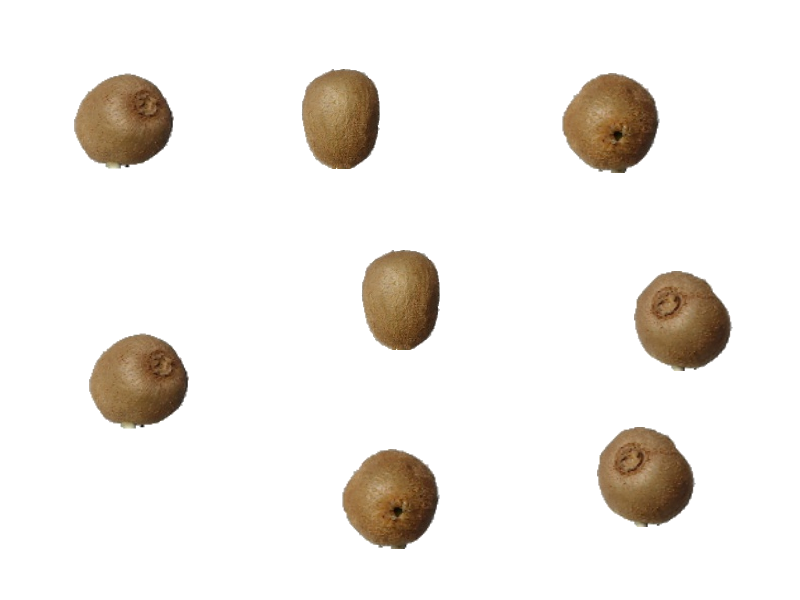
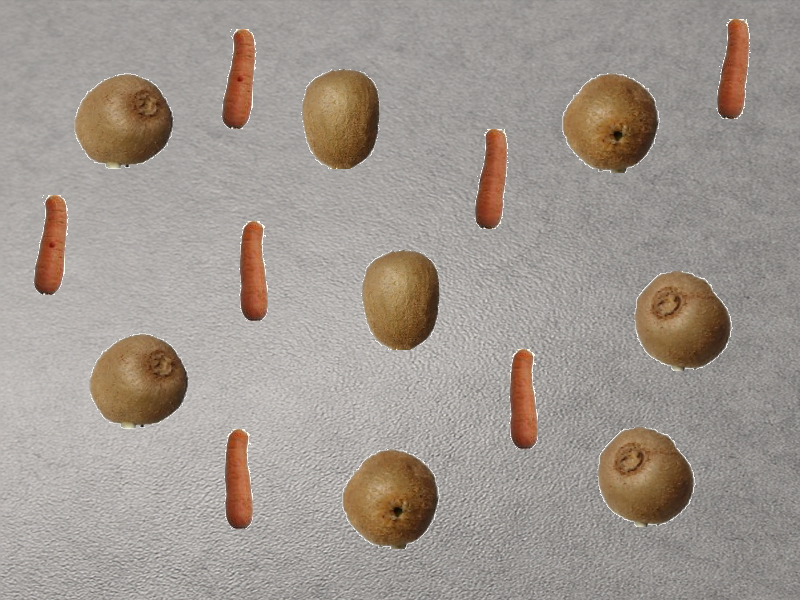
Layer changes from the first w=800, h=600 image to the second:
hid "Layer 9" over (0, 0, 800, 600)
added layer "Layer 12 copy 2" above "Layer 12 copy" over (239, 221, 268, 321)
added layer "Layer 12 copy" above "Layer 12" over (509, 349, 538, 449)
added layer "Layer 12" above "Layer 11 copy" over (224, 429, 253, 529)
added layer "Layer 11 copy" above "Layer 11" over (716, 19, 751, 119)
added layer "Layer 11" above "Layer 10 copy" over (474, 129, 509, 229)
added layer "Layer 10 copy" above "Layer 10" over (221, 29, 257, 129)
added layer "Layer 10" above "Layer 4" over (33, 195, 69, 295)
showed "Layer 4" over (0, 0, 800, 600)